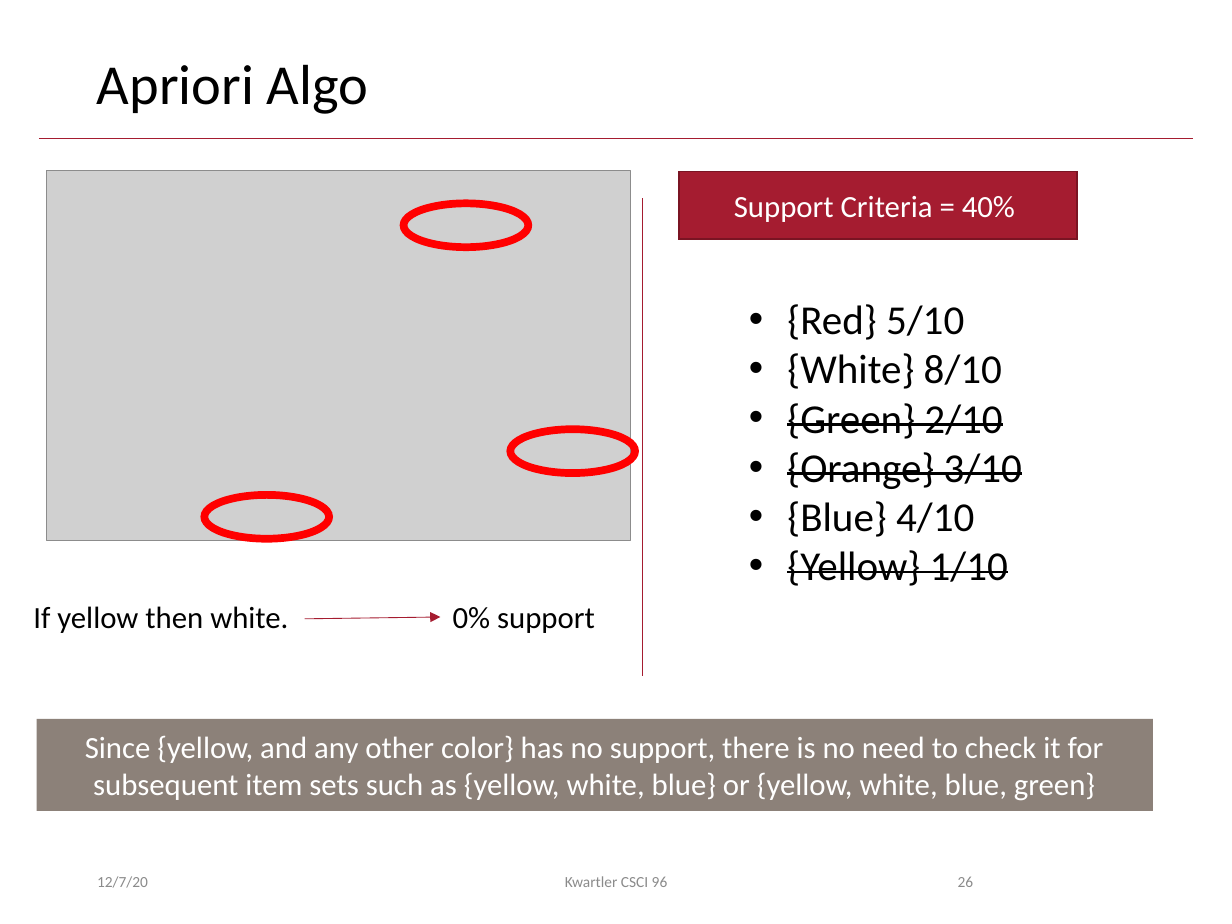
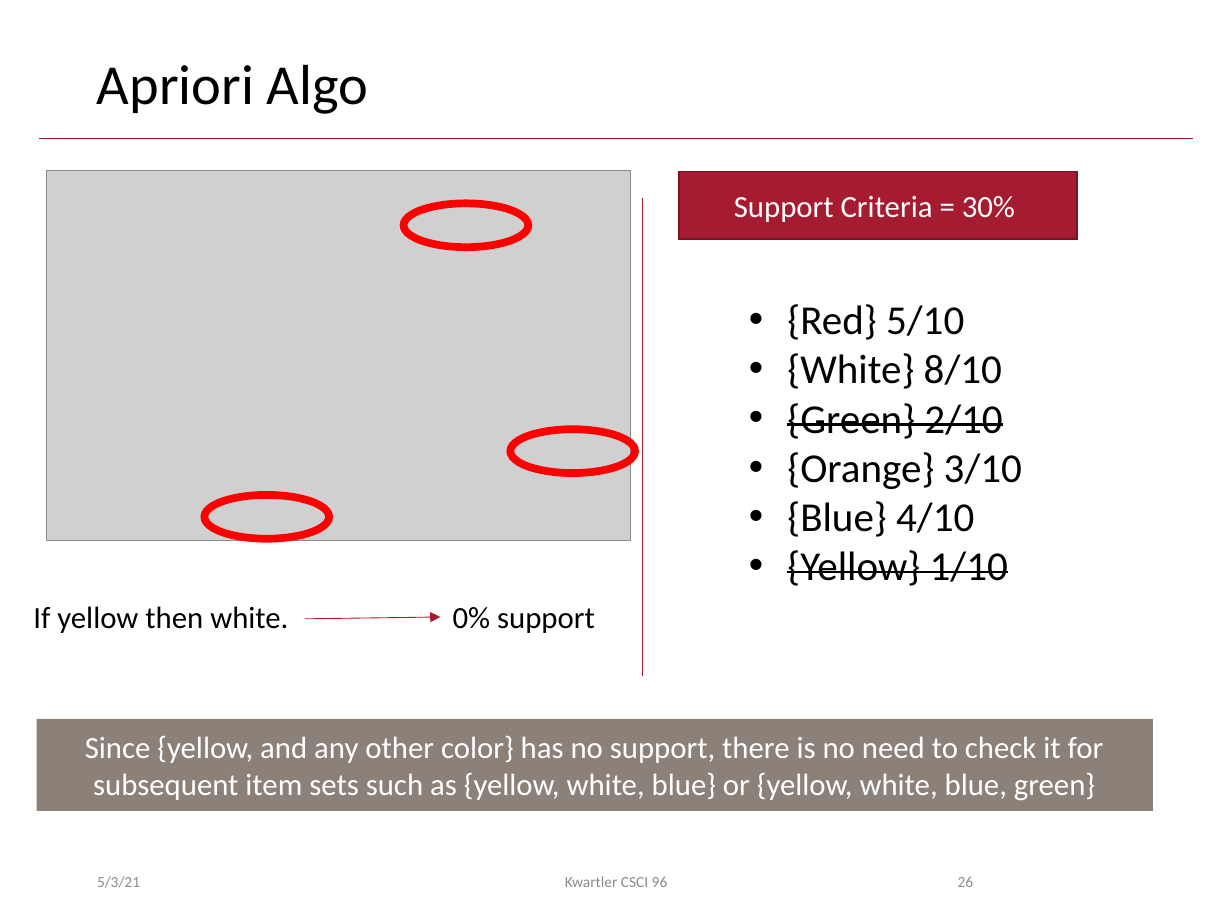
Before and after one commit to kwartler/Harvard_DataMining_Business_Student, a slide deck: slide 26 of Lessons/M_RecoEngine_Ethics/AssociationRules_CollaborativeFiltering.pptx. Drawn at 1232x924 pixels with LibreOffice and Linux fonts; fonts in the diff are those of the drawing; grey boxes stand for pictures; background and template pictures are left out. Boxes give left, top, right and bottom in pixels: in the first picture for what was removed or moved away, otherwise in the second. Text is boxed around its words. In the diff, an @@ line names an element or a change of style, - is before the commit and + after.

```diff
--- a/Lessons/M_RecoEngine_Ethics/AssociationRules_CollaborativeFiltering.pptx
+++ b/Lessons/M_RecoEngine_Ethics/AssociationRules_CollaborativeFiltering.pptx
@@ text in rectangle at [734,196,1015,222]: text changed @@
-Support Criteria = 40%
+Support Criteria = 30%
@@ text at [787,452,1022,489]: strikethrough off in "{Orange} 3/10" @@
@@ text at [97,876,140,888]: text changed @@
-12/7/20
+5/3/21
```
Also in this commit, not shown: 35 other slides changed, 10 other files.
